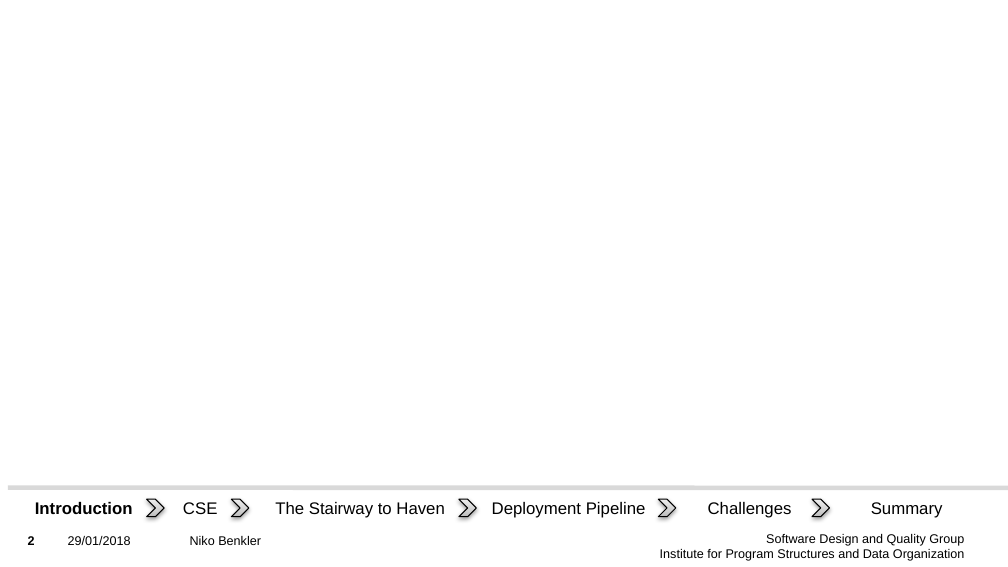
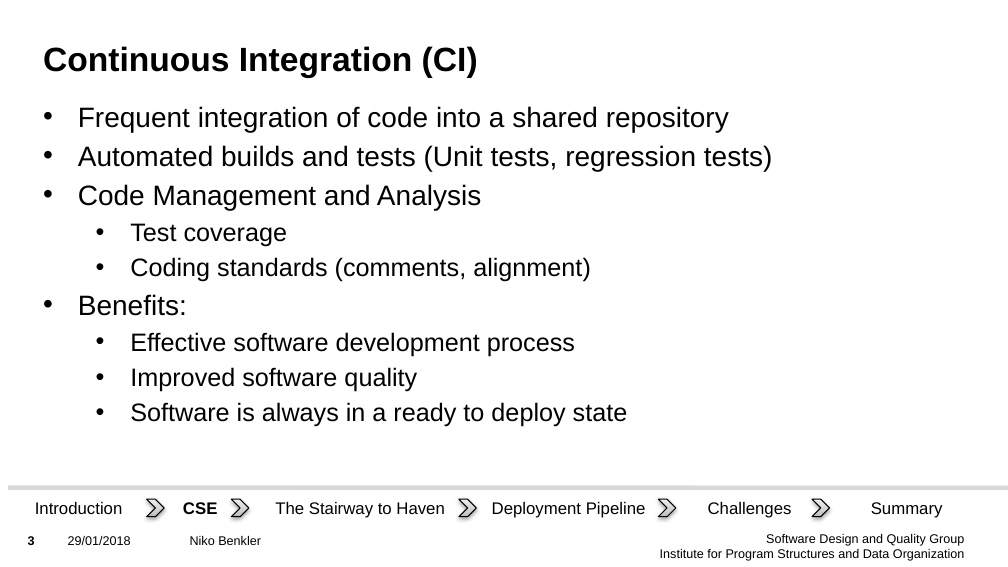
Before and after one commit to Benkler/Proseminar, a slide deck: slide 3 of Präsentation/Präsentation.pptx (slide 2 before the commit). Drawn at 1008x567 pixels with LibreOffice and Linux fonts; fonts in the diff are those of the drawing; background and template pictures are left out. Boxes give left, top, right and bottom in pixels: in the first picture for what was removed or moved away, otherwise in the second. Text is boxed around its words. In the diff, an @@ line names an element or a change of style, - is before the commit and + after.

```diff
--- a/Präsentation/Präsentation.pptx
+++ b/Präsentation/Präsentation.pptx
@@ title added at box(43, 46, 478, 78), 24 pt, text #000000, bold @@
+Continuous Integration (CI)
@@ text added at box(78, 106, 773, 427), 18 pt, text #000000 @@
+• Frequent integration of code into a shared repository
+• Automated builds and tests (Unit tests, regression tests)
+• Code Management and Analysis
+  • Test coverage
+  • Coding standards (comments, alignment)
+• Benefits:
+  • Effective software development process
+  • Improved software quality
+  • Software is always in a ready to deploy state
@@ text "Introduction" at box(35, 502, 123, 514): bold off @@
@@ text "CSE" at box(183, 502, 217, 514): bold on @@
```
Also in this commit, not shown: 4 other slides changed.
